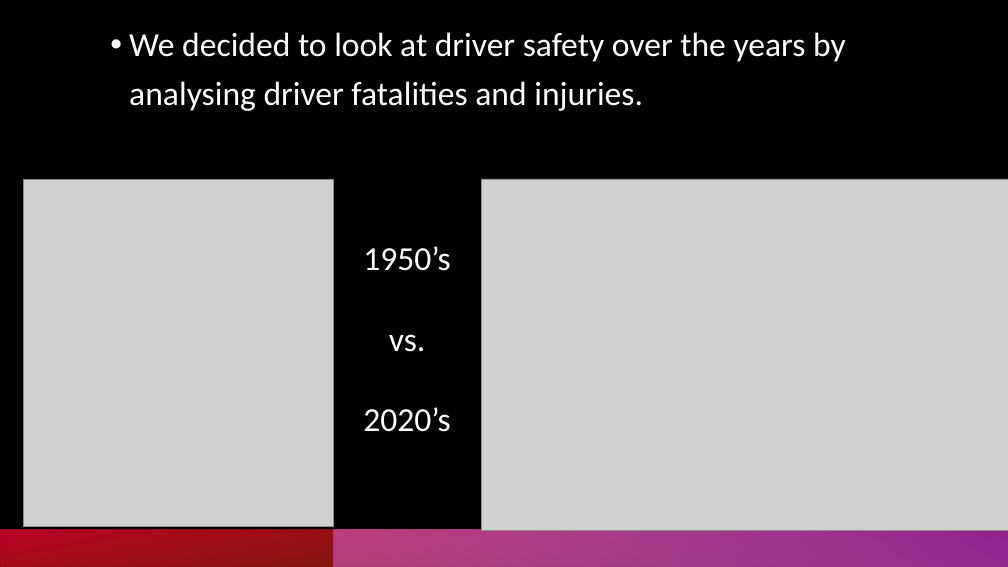
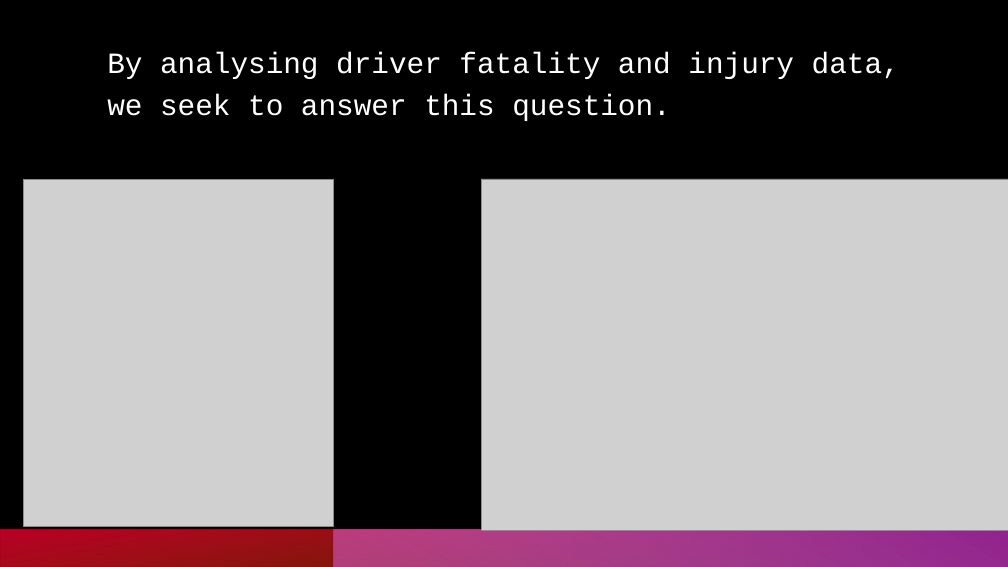
Before and after one commit to oli124/F1_safety, a slide deck: slide 5 of F1_driver_safety_pres.pptx (slide 4 before the commit). Drawn at 1008x567 pixels with LibreOffice and Linux fonts; fonts in the diff are those of the drawing; grey boxes stand for pictures. Boxes give left, top, right and bottom in pixels: in the first picture for what was removed or moved away, otherwise in the second. Text is boxed around its words. In the diff, an @@ line names an element or a change of style, - is before the commit and + after.

```diff
--- a/F1_driver_safety_pres.pptx
+++ b/F1_driver_safety_pres.pptx
@@ text at (107,52,900,121): text changed; size 32 to 28 pt; font Calibri to Courier New @@
-• We decided to look at driver safety over the years by analysing driver fatalities and injuries.
+By analysing driver fatality and injury data, we seek to answer this question.
@@ text removed at (363,246,451,432) @@
-1950’s
-vs.
-2020’s
```
Also in this commit, not shown: 2 other slides changed, 4 slides added, 7 other files.
